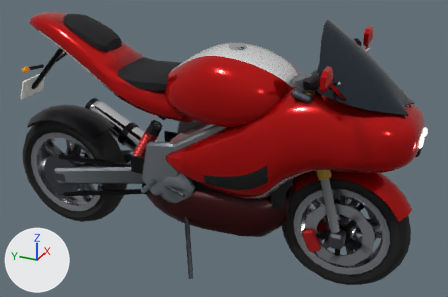
One commit to the glTF model assets/bikes/sport.glb: the scene before it, then after it.
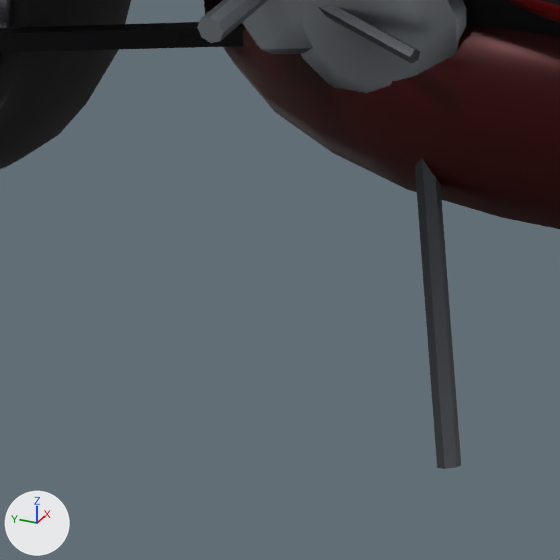
Each version is shown whole from a 50 mm camera at (-2.293, -1.171, 1.708) aimed at (0.037, -0.123, 0.543), then close up on the part from 22% to 48% of the width and 62% to 100% of the height. Every picture has the same lights, and +X, +Y and +Z are marked at lower left. The older version's two pictures come first. Vertices at exactly the same position are counted once.

Objects in the first close-up: 'body', 'wheel_rear'.
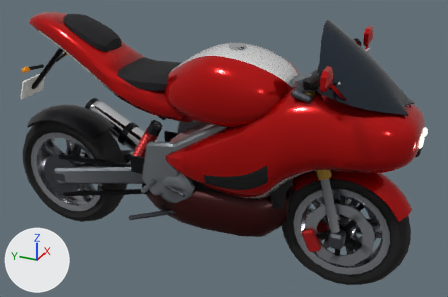
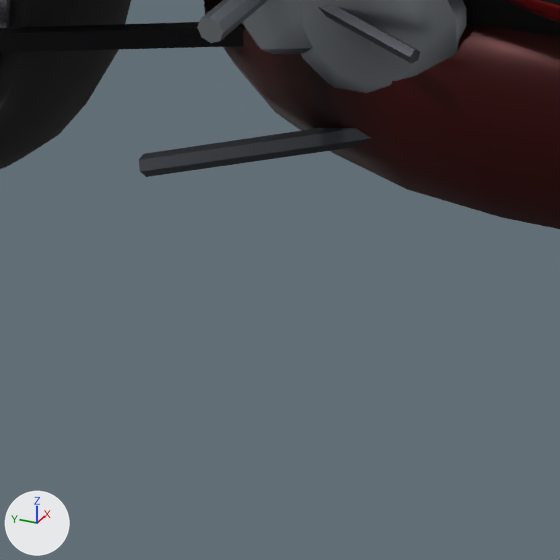
Edits to the bpy script that builds the scene:
```text
Change me_body:
    used by ob_body; location = (0.0, 0.0, 0.0)
    remove me_body.from_pydata(...)  # 3369 vertices, 6448 faces; spans x -0.37..0.37, y -0.97..0.92, z 0.03..1.18
    add me_body.from_pydata(...)  # 3369 vertices, 6448 faces; spans x -0.37..0.37, y -0.97..0.92, z 0.19..1.18
    me_body part 1: the loose piece of 14 vertices spanning x -0.28..-0.14, y -0.11..-0.01, z 0.03..0.3 is multiplied about its middle by the matrix ((-0.359, -0.802, 0.477), (-0.118, -0.468, -0.876), (0.926, -0.371, 0.073)), then moved by (0.05, 0.18, 0.08)
```

Where the change shows, as pixel boxes [x1, y1, x2, y2] in the close-ups (560 x 560 px; the box of a moved part takes in the faces that stretch with it):
'body', reshaped
    before: [0, 0, 560, 469]
    after: [0, 0, 560, 229]
part 1 of me_body, moved or reshaped
    before: [415, 158, 461, 469]
    after: [139, 128, 372, 177]
